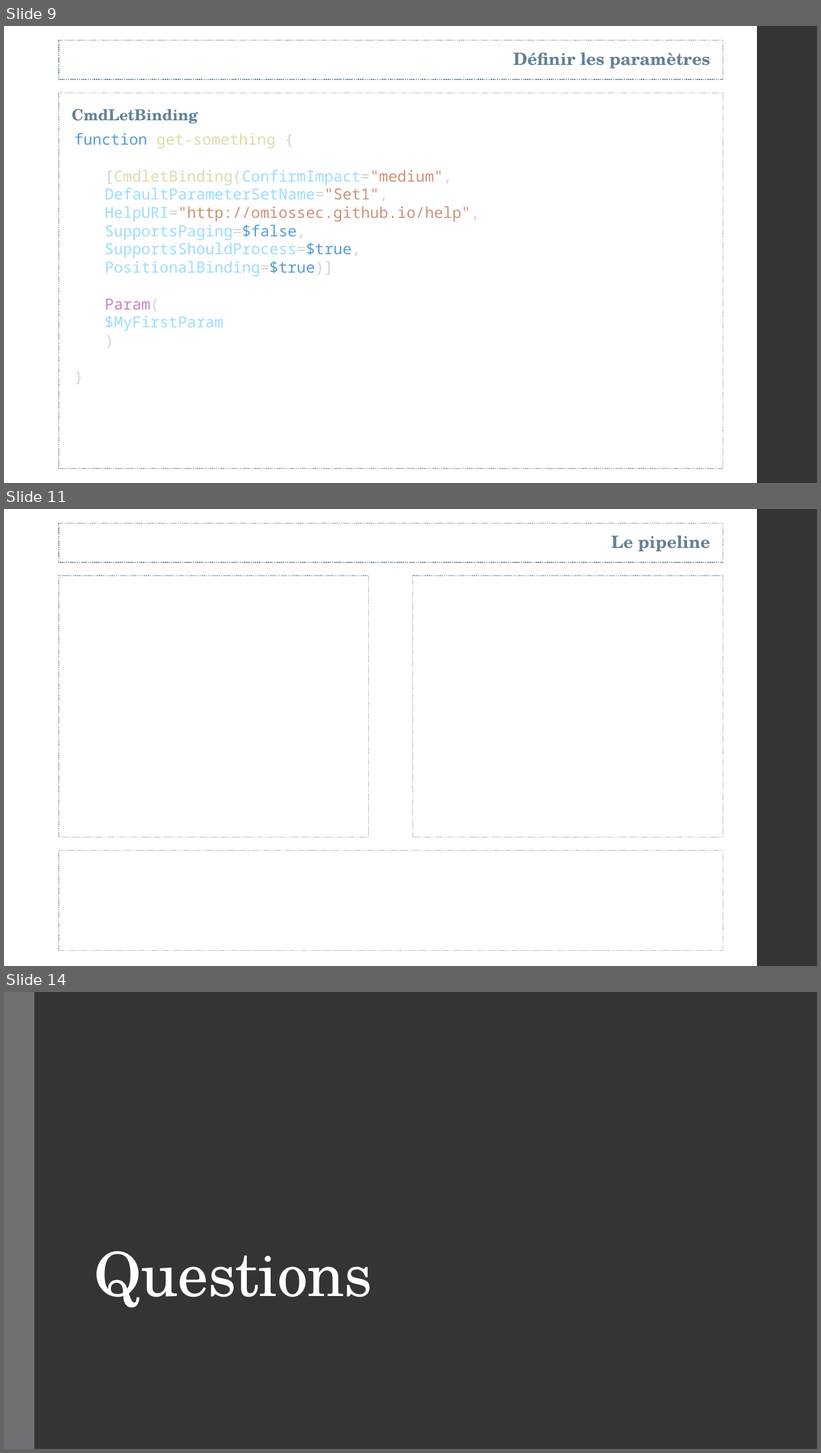
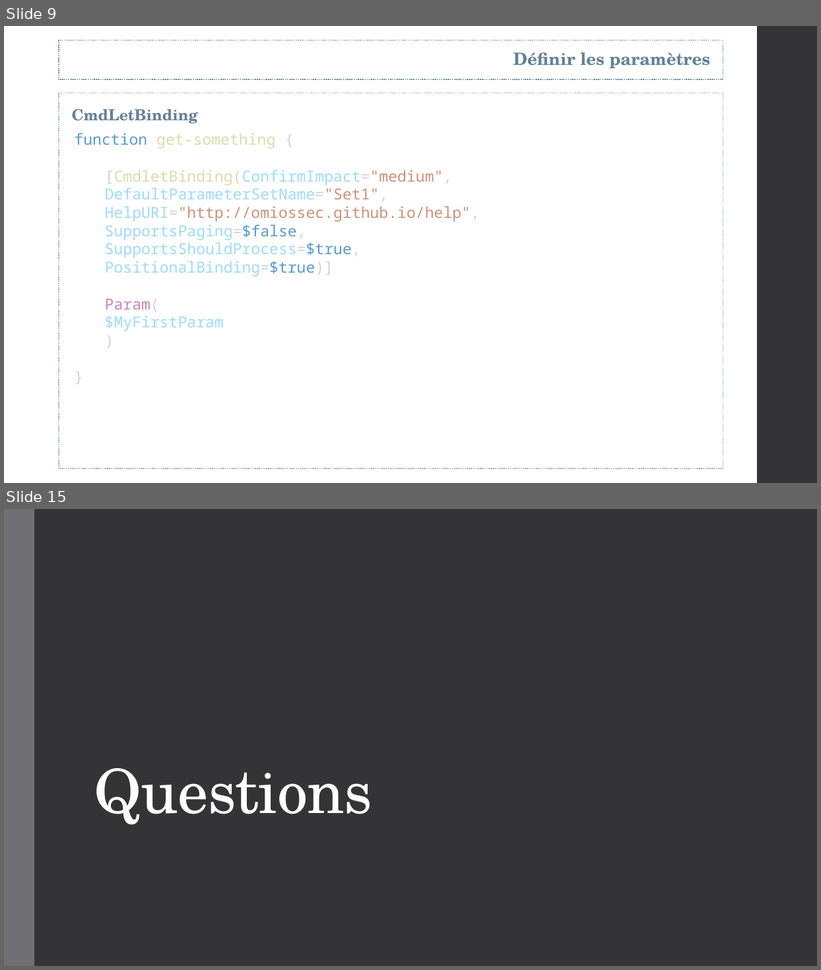
Before and after one commit to omiossec/meetup-20181122-ParamBinding, a slide deck: FRPSUG-2018-Olivier-Miossec [Enregistrement automatique].pptx. Shown one above the other, each under a label of ours: slides 9, 11 and 14 before the commit, slides 9 and 15 after it; the slides between them are not shown. The pictures are 821x1453 and 821x970 pixels, drawn with LibreOffice and Linux fonts; fonts in the diff are those of the drawing. Boxes give left, top, right and bottom in pixels: in the first picture for what was removed or moved away, otherwise in the second. Text is boxed around its words. In the diff, an @@ line names an element or a change of style, - is before the commit and + after.

```diff
--- a/FRPSUG-2018-Olivier-Miossec [Enregistrement automatique].pptx
+++ b/FRPSUG-2018-Olivier-Miossec [Enregistrement automatique].pptx
@@ slide 11 removed at (x1=4, y1=509, x2=817, y2=966), background #FFFFFF; not listed: 1 template element that a slide beside it also shows @@
@@ rectangle removed at (x1=59, y1=524, x2=723, y2=562) @@
@@ text removed at (x1=611, y1=535, x2=710, y2=551) @@
-Le pipeline
@@ rectangle removed at (x1=59, y1=576, x2=369, y2=838) @@
@@ rectangle removed at (x1=413, y1=576, x2=723, y2=838) @@
@@ rectangle removed at (x1=59, y1=851, x2=723, y2=951) @@
@@ what was slide 14 is now slide 15 @@
```
Also in this commit, not shown: 1 slide changed, 4 slides added, 2 other slides removed, 1 other file.
